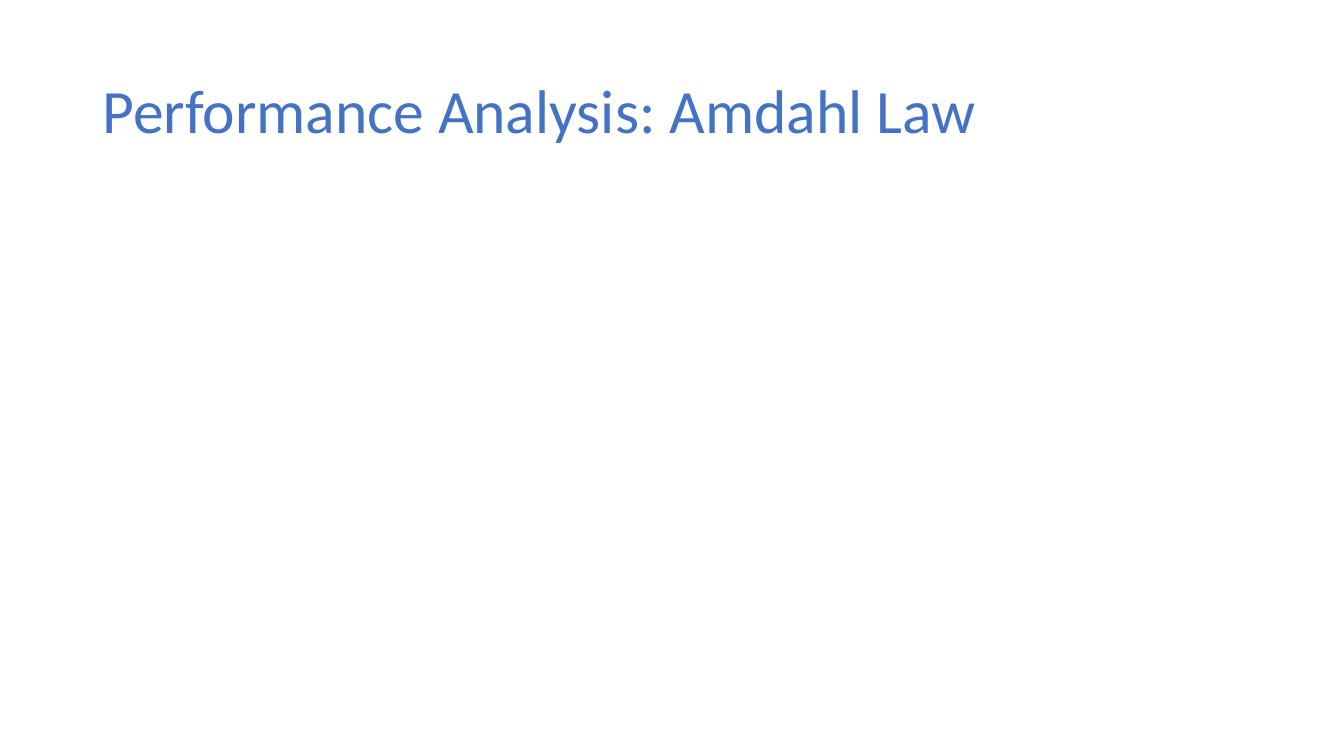
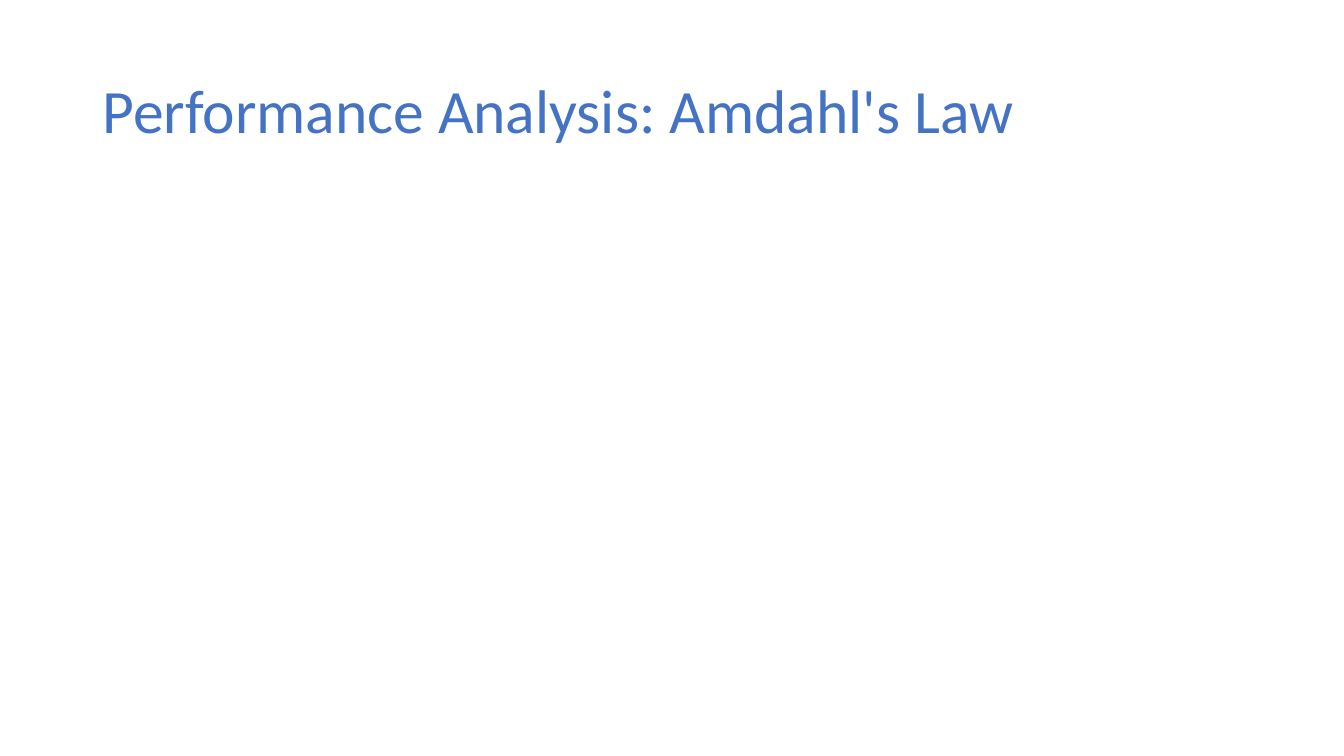
Before and after one commit to ekkapotc/PC, a slide deck: slide 14 of Slides/Lecture 1.pptx. Drawn at 1344x756 pixels with LibreOffice and Linux fonts; fonts in the diff are those of the drawing; grey boxes stand for pictures. Boxes give left, top, right and bottom in pixels: in the first picture for what was removed or moved away, otherwise in the second. Text is boxed around its words. In the diff, an @@ line names an element or a change of style, - is before the commit and + after.

```diff
--- a/Slides/Lecture 1.pptx
+++ b/Slides/Lecture 1.pptx
@@ title at (102,90,1013,143): text changed @@
-Performance Analysis: Amdahl Law
+Performance Analysis: Amdahl's Law
```
Also in this commit, not shown: 12 other slides changed, 1 other file.
